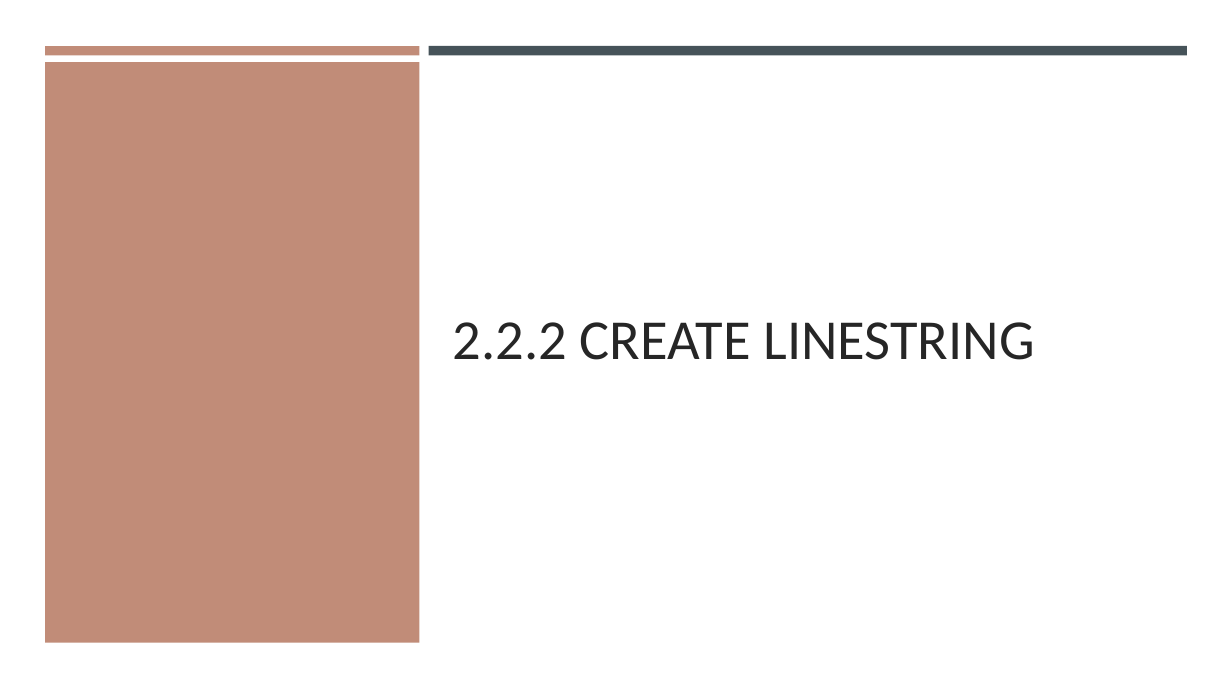
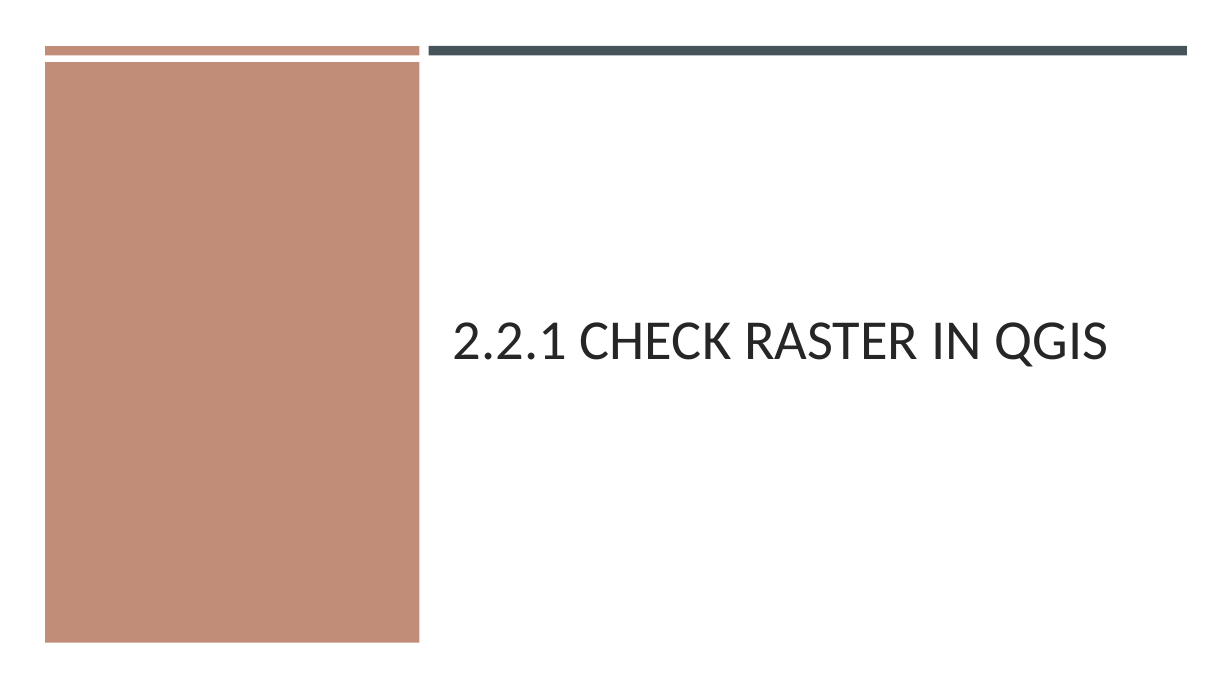
Before and after one commit to gisynw/ssj-376, a slide deck: slide 46 of docs/Lectures/Week03/Week03_SpatialData.pptx (slide 38 before the commit). Drawn at 1232x693 pixels with LibreOffice and Linux fonts; fonts in the diff are those of the drawing. Boxes give left, top, right and bottom in pixels: in the first picture for what was removed or moved away, otherwise in the second. Text is boxed around its words. In the diff, an @@ line names an element or a change of style, - is before the commit and + after.

```diff
--- a/docs/Lectures/Week03/Week03_SpatialData.pptx
+++ b/docs/Lectures/Week03/Week03_SpatialData.pptx
@@ title at (x1=453, y1=322, x2=1109, y2=367): text changed @@
-2.2.2 CREATE LINESTRING
+2.2.1 CHECK RASTER IN QGIS
```
Also in this commit, not shown: 17 other slides changed, 17 slides added, 5 slides removed, 7 other files.
